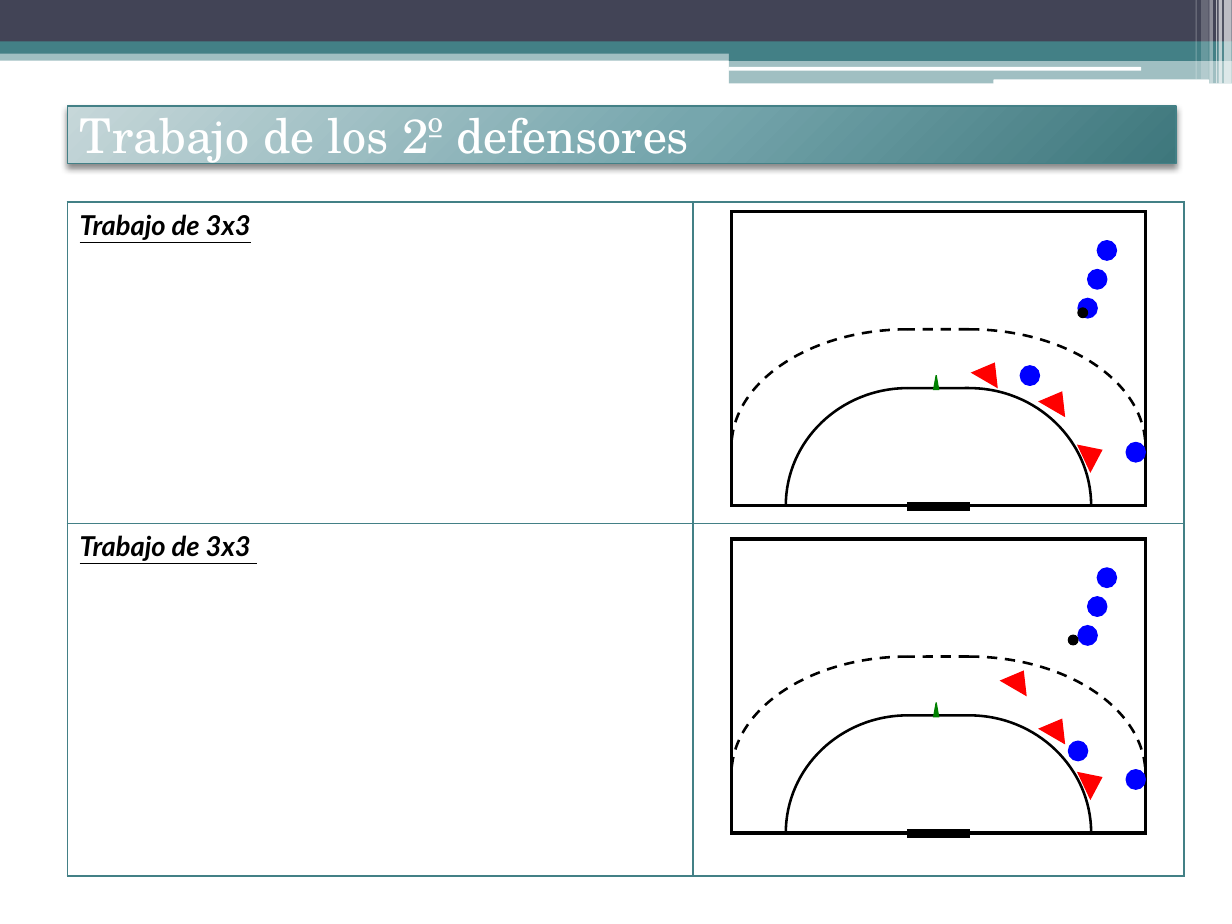
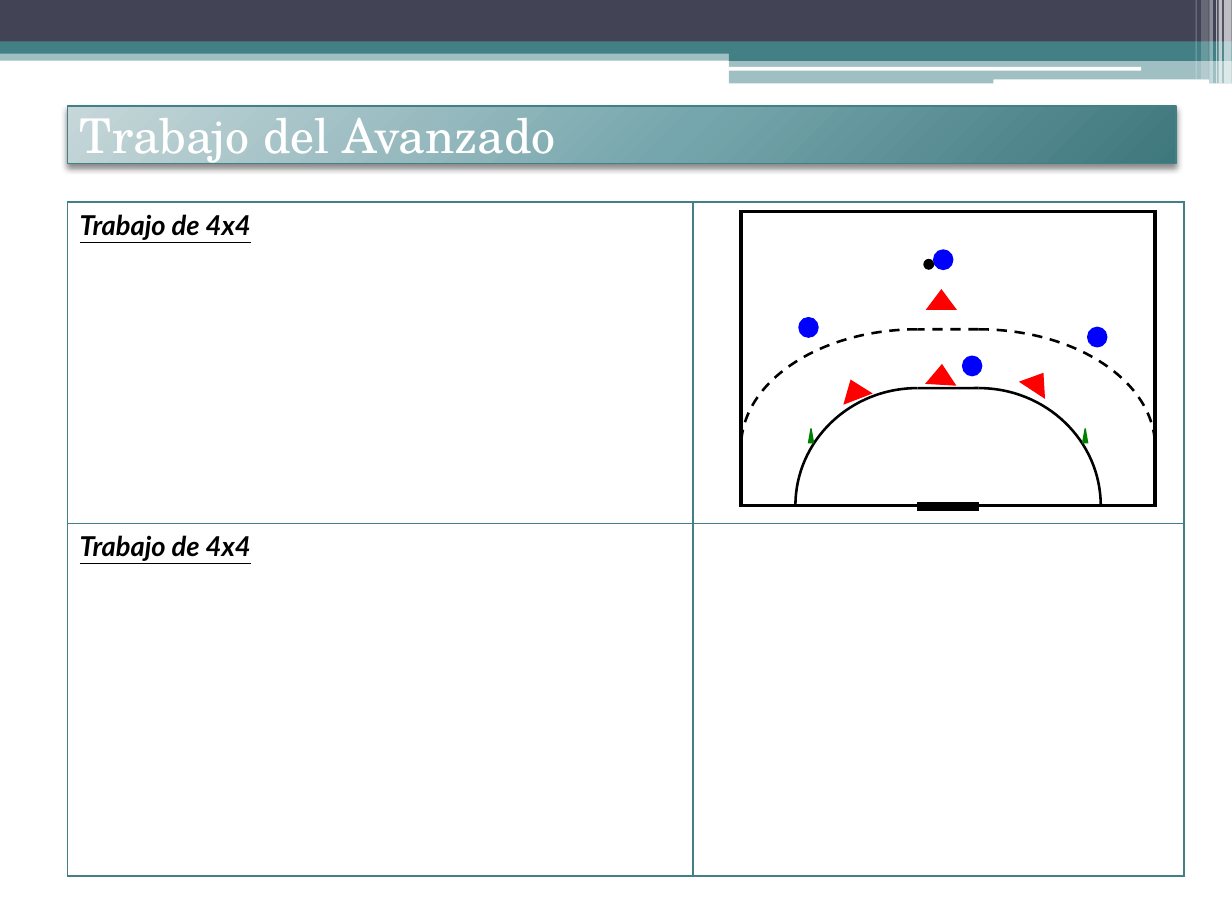
Before and after one commit to jahama/lbh_planificacion_temp_2011-12, a slide deck: slide 3 of defensa/contenidos-tactica/trabajo-avanzado.pptx. Drawn at 1232x924 pixels with LibreOffice and Linux fonts; fonts in the diff are those of the drawing. Boxes give left, top, right and bottom in pixels: in the first picture for what was removed or moved away, otherwise in the second. Text is boxed around its words. In the diff, an @@ line names an element or a change of style, - is before the commit and + after.

Commit message:
entrenamiento del avanzado. Misiones + sistema de ayudas

```diff
--- a/defensa/contenidos-tactica/trabajo-avanzado.pptx
+++ b/defensa/contenidos-tactica/trabajo-avanzado.pptx
@@ title at <box>79,118,556,168</box>: text changed @@
-Trabajo de los 2º defensores
+Trabajo del Avanzado
@@ table at <box>68,202,1184,876</box> @@
-row 1, column 1: Trabajo de 3x3
+row 1, column 1: Trabajo de 4x4
-row 2, column 1: Trabajo de 3x3
+row 2, column 1: Trabajo de 4x4
@@ ellipse: place and size @@
-ellipse at <box>1078,308,1088,318</box>
+ellipse at <box>924,260,934,270</box>
@@ ellipse: place and size @@
-ellipse at <box>1098,240,1117,260</box>
+ellipse at <box>934,250,954,270</box>
@@ triangle added at <box>926,290,955,309</box>, fill #FF0000, outline #FF0000 0.75 pt @@
@@ ellipse: place and size @@
-ellipse at <box>1088,270,1108,290</box>
+ellipse at <box>798,318,818,338</box>
@@ 4 freeform shapes, 2 rectangles, 2 lines: place and size @@
-4 freeform shapes, 2 rectangles, 2 lines at <box>732,212,1146,510</box>
+4 freeform shapes, 2 rectangles, 2 lines at <box>742,212,1156,510</box>
@@ ellipse: place and size @@
-ellipse at <box>1078,298,1098,318</box>
+ellipse at <box>1088,328,1108,347</box>
@@ ellipse: place and size @@
-ellipse at <box>1020,366,1040,386</box>
+ellipse at <box>962,356,982,376</box>
@@ triangle at <box>838,375,871,404</box>: rotation 210 to 159 degrees @@
@@ triangle at <box>926,364,955,385</box>: rotation 210 to 183 degrees @@
@@ triangle at <box>1019,366,1054,398</box>: rotation 210 to 213 degrees @@
@@ triangle: place and size @@
-triangle at <box>934,376,939,391</box>
+triangle at <box>808,429,813,444</box>
@@ triangle removed at <box>1077,438,1107,472</box> @@
@@ triangle: place and size @@
-triangle at <box>934,702,939,717</box>
+triangle at <box>1083,429,1088,444</box>
@@ ellipse removed at <box>1126,442,1146,462</box> @@
@@ ellipse removed at <box>1068,636,1078,646</box> @@
@@ group removed at <box>732,540,1146,837</box>: 5 ellipses, 4 freeform shapes, 2 rectangles, 2 lines, 2 triangles @@
```
Also in this commit, not shown: 2 other slides changed.
